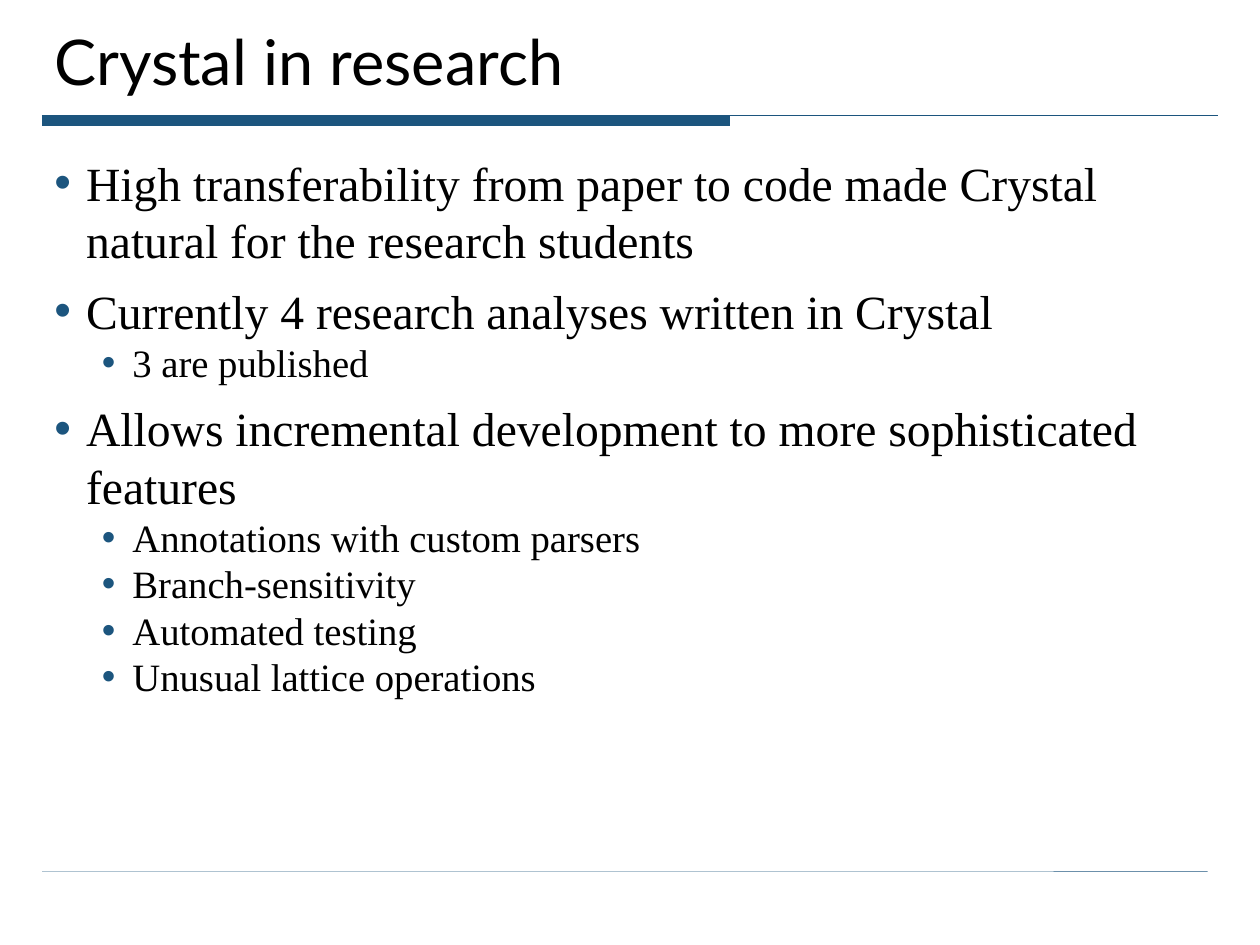
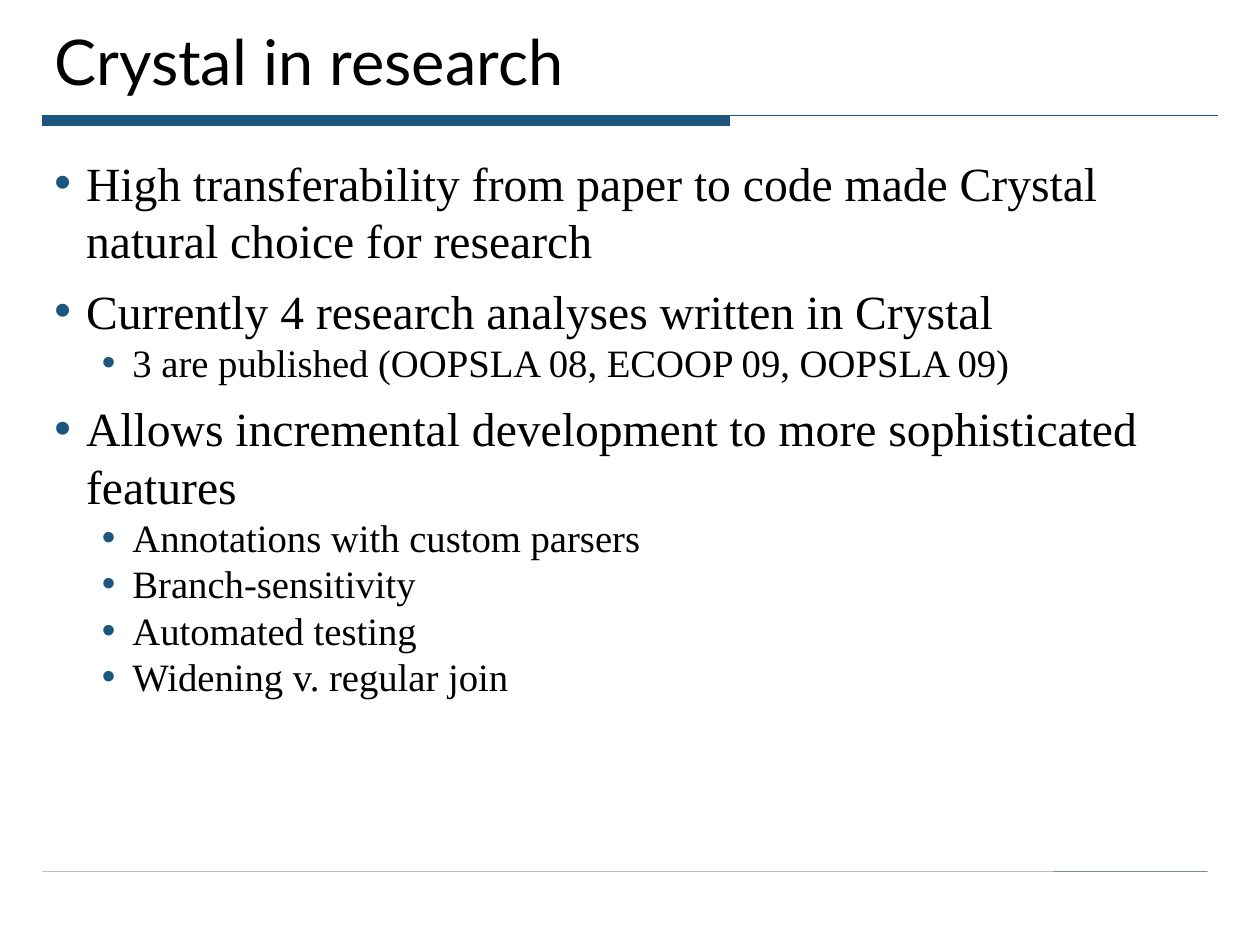
Before and after one commit to ciera/crystalsaf, a slide deck: slide 6 of TutorialExamples/CrystalTutorial.ppt. Drawn at 1260x945 pixels with LibreOffice and Linux fonts; fonts in the diff are those of the drawing. Boxes give left, top, right and bottom in pixels: in the first picture for what was removed or moved away, otherwise in the second. Text is boxed around its words. In the diff, an @@ line names an element or a change of style, - is before the commit and + after.

```diff
--- a/TutorialExamples/CrystalTutorial.ppt
+++ b/TutorialExamples/CrystalTutorial.ppt
@@ text at box(86, 167, 1097, 259): text changed @@
-• High transferability from paper to code made Crystal natural for the research students
+• High transferability from paper to code made Crystal natural choice for research
@@ text at box(132, 350, 1010, 385): text changed @@
-  • 3 are published
+  • 3 are published (OOPSLA 08, ECOOP 09, OOPSLA 09)
@@ text at box(132, 664, 508, 699): text changed @@
-  • Unusual lattice operations
+  • Widening v. regular join
```
Also in this commit, not shown: 25 other slides changed, 6 slides added, 1 slide removed.
